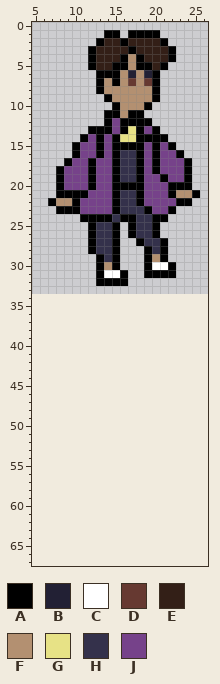
Sprite sheet -- assets/sprites/Jump n Run/Robin (Main)/fall.png. This is how it looked before the edit.
The file is 34x34 pixels. Shown: x 5..26, y 0..67. The old version is drawn lined up with the new one, on the new canvas.
Palette (. is transparent): A #000000  B #222034  C #ffffff  D #663931  E #331f17  F #b39071  G #e7e286  H #34314b  J #76428a
Pixels before, first column x 7:
 1 .......AA.AAAA.....
 2 ......AEEAEEEEA....
 3 .....AEEEEAEEEEA...
 4 .....AEEEAFAEEEA...
 5 .....AEEAAFAAEA....
 6 ......AAAFBFBA.....
 7 ......AFAFDFDA.....
 8 ......AFFFFFFA.....
 9 .......AFFFFFA.....
10 ........AFFFA......
11 .......AAFAA.......
12 .......AJAAAA......
13 .....AAAJAGAJA.....
14 ....AJAJAGGAAAA....
15 ...AJJAJAAAAJAJA...
16 ...AJJAJAHHAJAJJA..
17 ..AJJAJJAHHAJAJJJA.
18 .AJJJAJJAHHAJAJJJA.
19 .AJJJAJJAHHAJJAJJA.
20 .AJJJAJJAAAAJJJAAA.
21 .AAAAJJJAHHAJJJAFFA
22 AFFAJJJJAHHAJJJJAA.
23 .AAAJJJJAHHHAJJA...
24 ....AAAAHAAHHAA....
25 .....AHHA.AHHA.....
26 .....AHHA.AHHA.....
27 .....AHHA..AHHA....
28 .....AHHA...AHA....
29 ......AHA...AFA....
30 ......AFA...ACCA...
31 ......ACCA..AAAA...
32 ......AAAA.........
After the commit:
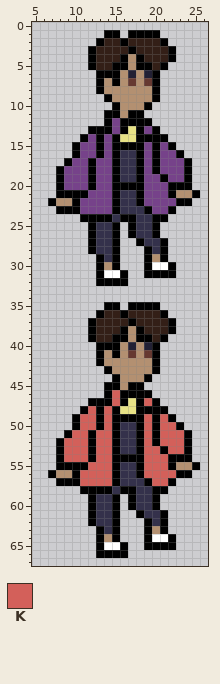
Colours new in this view: K #d3605a
Changes in this commit:
canvas 34x34 -> 34x68
Changed rows in their new state; - is an unchanged pixel.
first column x 7:
35 -------AA-AAAA-----
36 ------AEEAEEEEA----
37 -----AEEEEAEEEEA---
38 -----AEEEAFAEEEA---
39 -----AEEAAFAAEA----
40 ------AAAFBFBA-----
41 ------AFAFDFDA-----
42 ------AFFFFFFA-----
43 -------AFFFFFA-----
44 --------AFFFA------
45 -------AAFAA-------
46 -------AKAAAA------
47 -----AAAKAGAKA-----
48 ----AKAKAGGAAAA----
49 ---AKKAKAAAAKAKA---
50 ---AKKAKAHHAKAKKA--
51 --AKKAKKAHHAKAKKKA-
52 -AKKKAKKAHHAKAKKKA-
53 -AKKKAKKAHHAKKAKKA-
54 -AKKKAKKAAAAKKKAAA-
55 -AAAAKKKAHHAKKKAFFA
56 AFFAKKKKAHHAKKKKAA-
57 -AAAKKKKAHHHAKKA---
58 ----AAAAHAAHHAA----
59 -----AHHA-AHHA-----
60 -----AHHA-AHHA-----
61 -----AHHA--AHHA----
62 -----AHHA---AHA----
63 ------AHA---AFA----
64 ------AFA---ACCA---
65 ------ACCA--AAAA---
66 ------AAAA---------
Boxes around the changes in both pictures, in picture pixels (x1, y1, x2, y2):
added: (48, 302, 200, 558)
